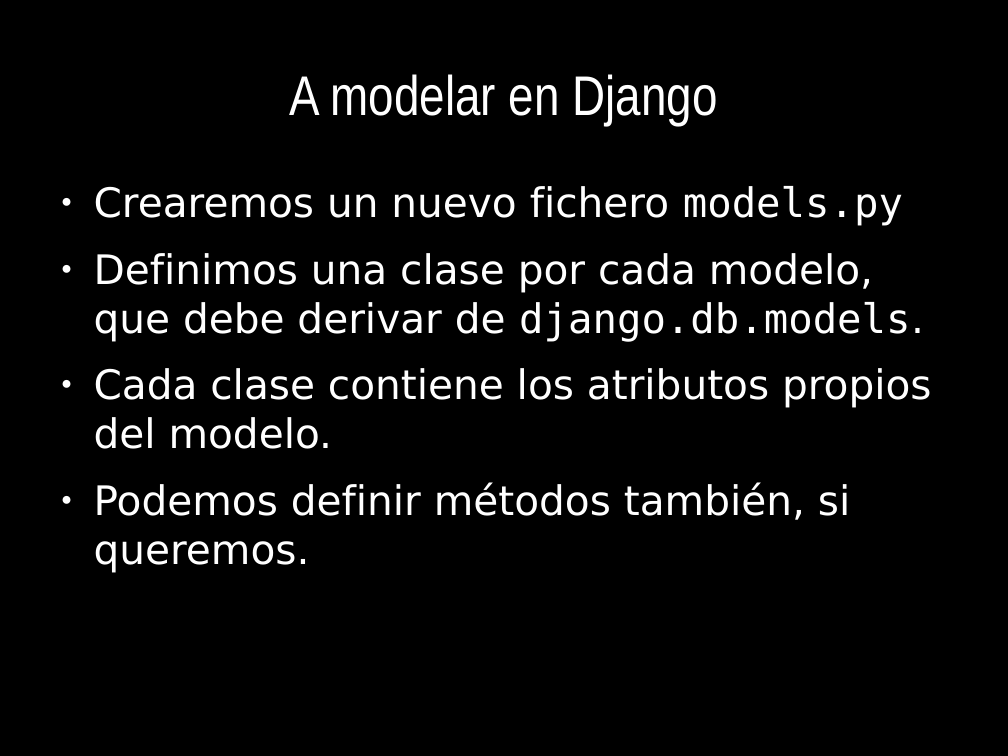
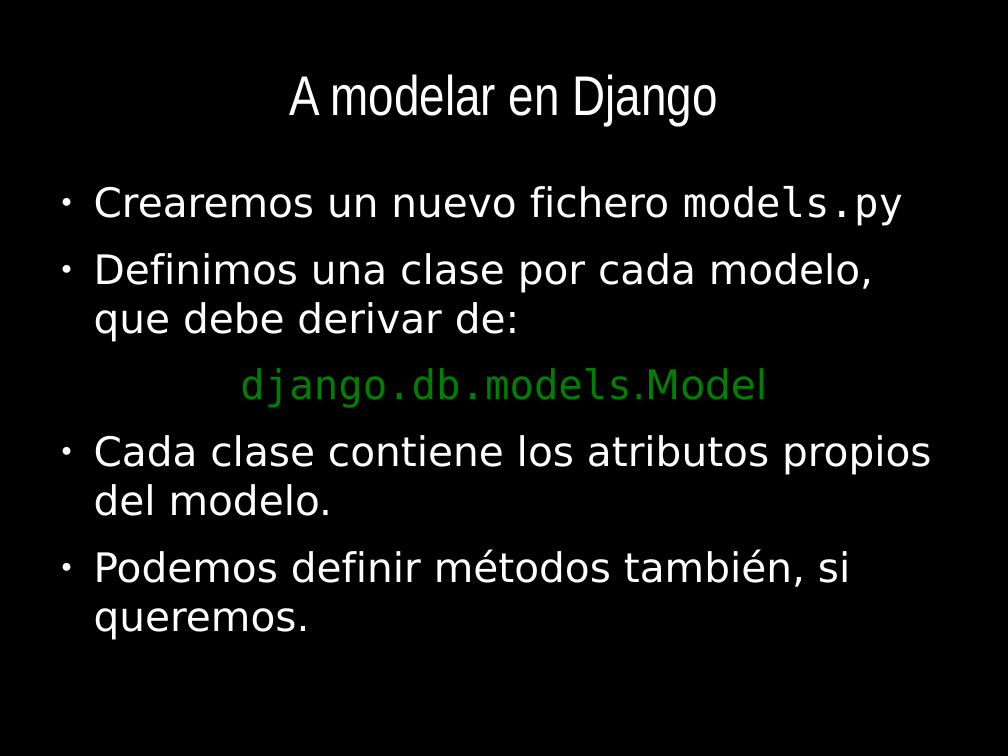
Before and after one commit to euribates/curso-django, a slide deck: slide 43 of presentacion/curso_django.odp. Drawn at 1008x756 pixels with LibreOffice and Linux fonts; fonts in the diff are those of the drawing. Boxes give left, top, right and bottom in pixels: in the first picture for what was removed or moved away, otherwise in the second. Text is boxed around its words. In the diff, an @@ line names an element or a change of style, - is before the commit and + after.

```diff
--- a/presentacion/curso_django.odp
+++ b/presentacion/curso_django.odp
@@ text at (x1=94, y1=253, x2=873, y2=408): text changed @@
-● Definimos una clase por cada modelo, que debe derivar de django.db.models.
+● Definimos una clase por cada modelo, que debe derivar de:
+django.db.models.Model
```
Also in this commit, not shown: 16 other slides changed, 2 other files.
